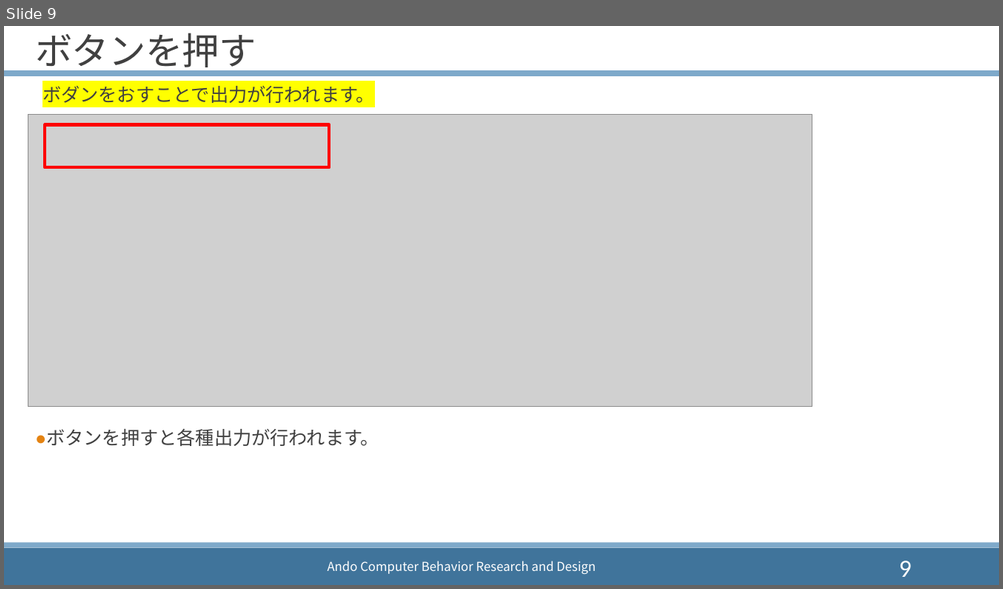
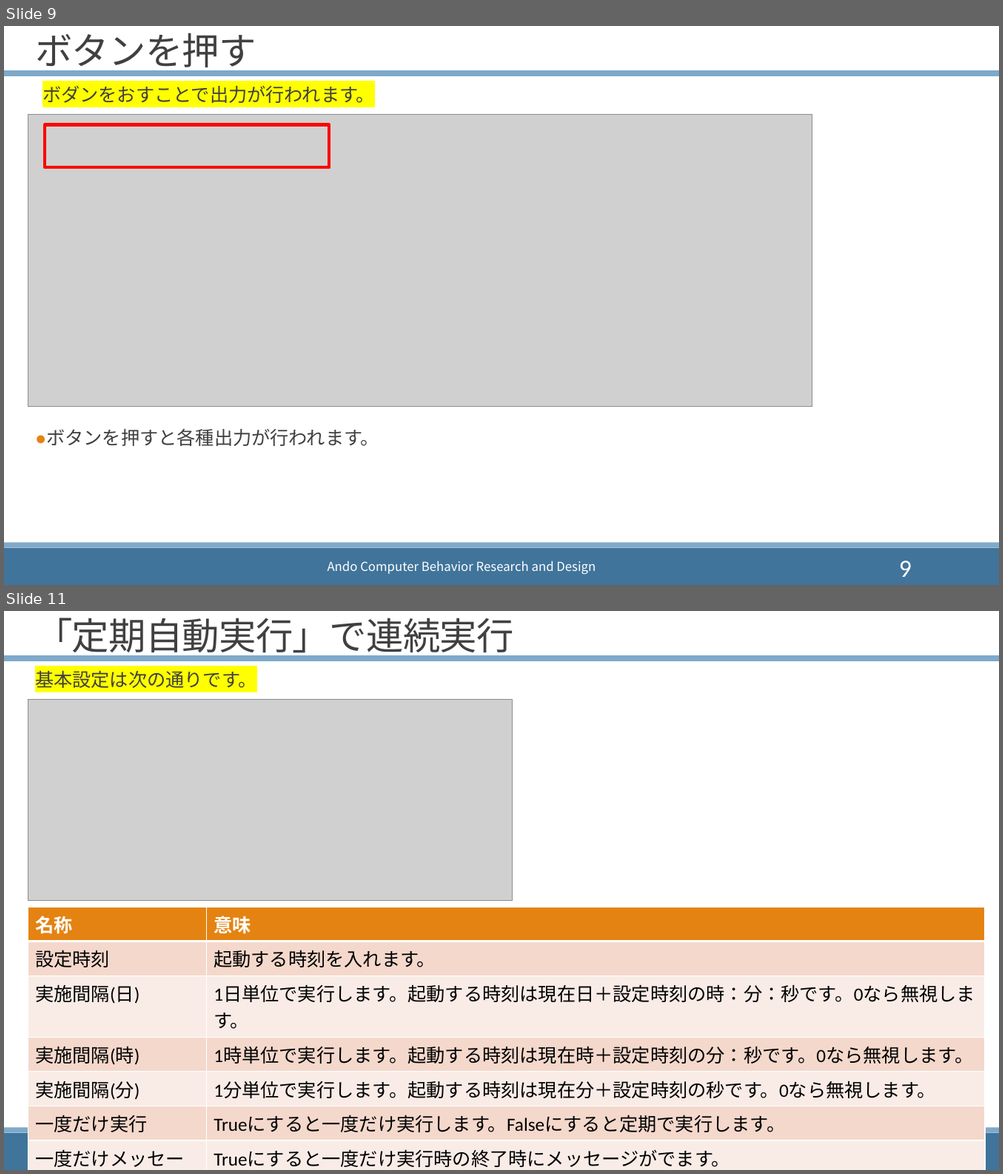
Before and after one commit to Tand0/CreateTableOfContentsExcelUsingSheetNames, a slide deck: doc/readme.pptx. Shown one above the other, each under a label of ours: slide 9 before the commit, slides 9 and 11 after it; the slides between them are not shown. The pictures are 1003x589 and 1003x1174 pixels, drawn with LibreOffice and Linux fonts; fonts in the diff are those of the drawing; grey boxes stand for pictures. Boxes give left, top, right and bottom in pixels: in the first picture for what was removed or moved away, otherwise in the second. Text is boxed around its words. In the diff, an @@ line names an element or a change of style, - is before the commit and + after.

```diff
--- a/doc/readme.pptx
+++ b/doc/readme.pptx
@@ slide 11 added at box(4, 611, 999, 1170), background #FFFFFF; not listed: 4 template elements that a slide beside it also shows @@
@@ title added at box(35, 618, 514, 659), 36 pt, text #404040 @@
+「定期自動実行」で連続実行
@@ text added at box(35, 671, 257, 688), 18 pt, text #404040 @@
+基本設定は次の通りです。
@@ picture added at box(28, 700, 513, 901) @@
@@ table added at box(28, 907, 984, 1170), 7 rows, 2 columns @@
+名称 | 意味
+設定時刻 | 起動する時刻を入れます。
+実施間隔(日) | 1日単位で実行します。起動する時刻は現在日＋設定時刻の時：分：秒です。0なら無視します。
+実施間隔(時) | 1時単位で実行します。起動する時刻は現在時＋設定時刻の分：秒です。0なら無視します。
+実施間隔(分) | 1分単位で実行します。起動する時刻は現在分＋設定時刻の秒です。0なら無視します。
+一度だけ実行 | Trueにすると一度だけ実行します。Falseにすると定期で実行します。
+一度だけメッセージ | Trueにすると一度だけ実行時の終了時にメッセージがでます。
```
Also in this commit, not shown: 2 slides changed, 1 other slide added, 1 slide removed.
